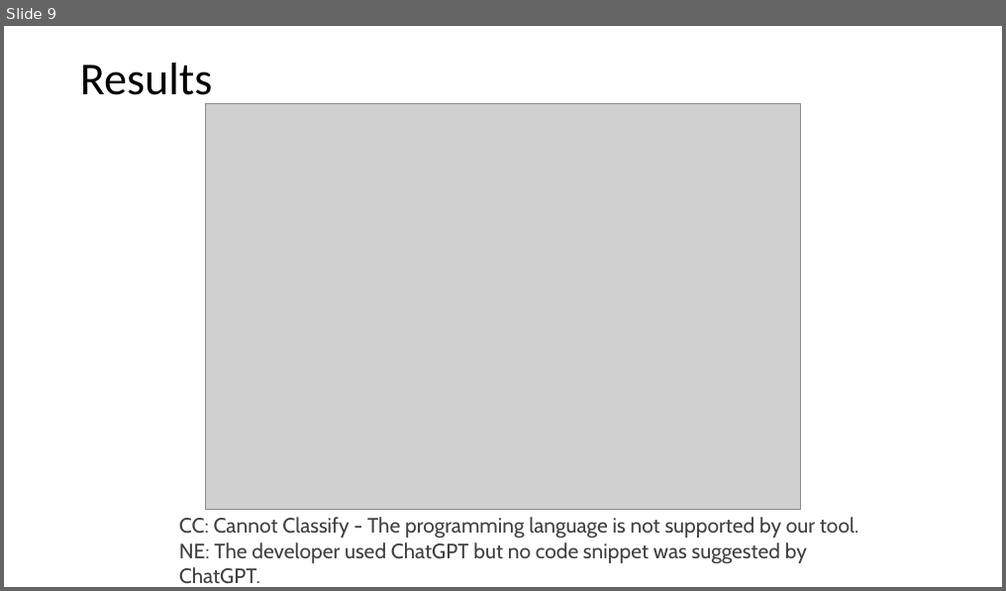
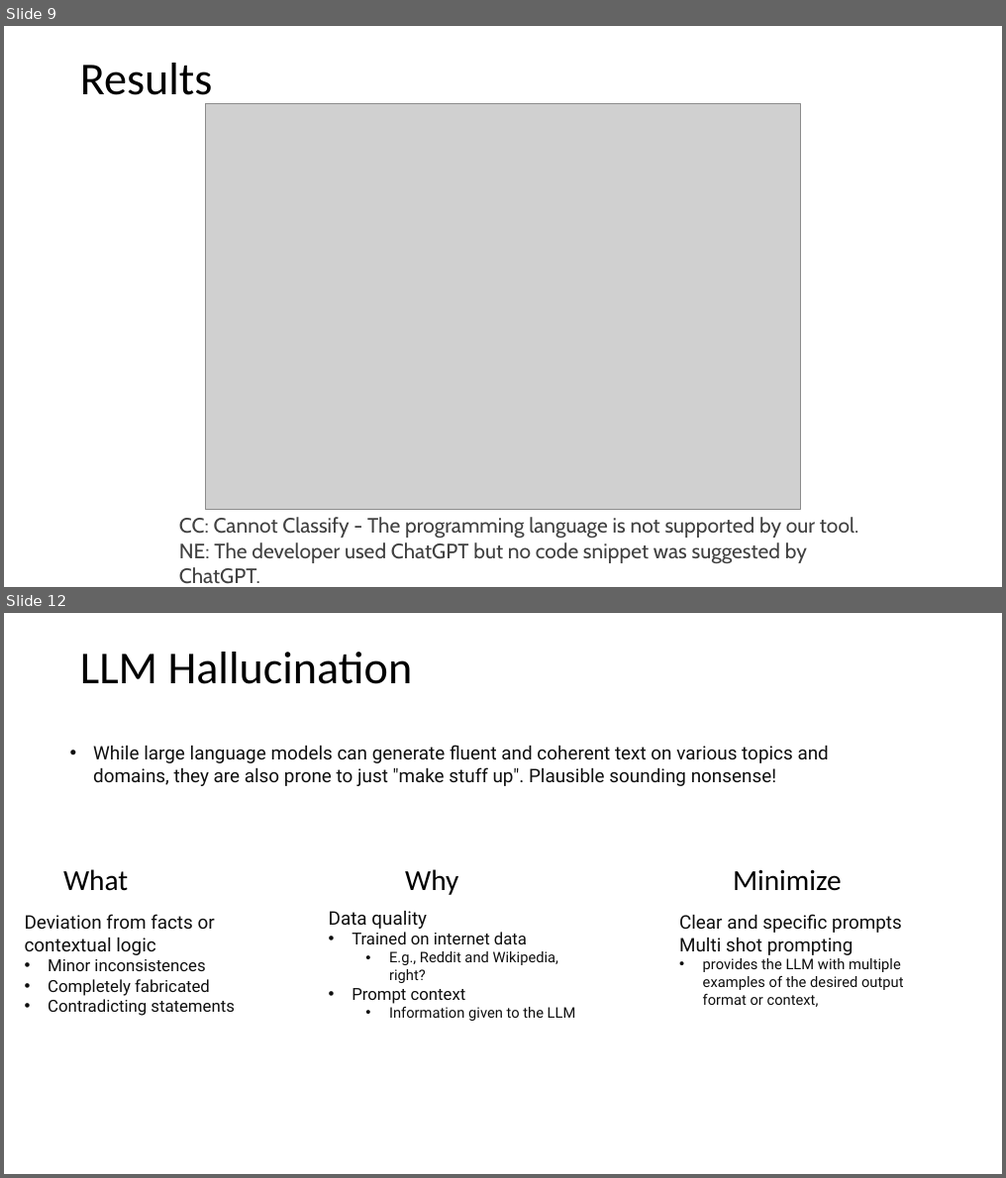
Before and after one commit to johnxu21/johnxu21.github.io, a slide deck: teaching/CS472/Timetable/LLM.pptx. Shown one above the other, each under a label of ours: slide 9 before the commit, slides 9 and 12 after it; the slides between them are not shown. The pictures are 1006x591 and 1006x1178 pixels, drawn with LibreOffice and Linux fonts; fonts in the diff are those of the drawing; grey boxes stand for pictures. Boxes give left, top, right and bottom in pixels: in the first picture for what was removed or moved away, otherwise in the second. Text is boxed around its words. In the diff, an @@ line names an element or a change of style, - is before the commit and + after.

Commit message:
Prompt patterns

```diff
--- a/teaching/CS472/Timetable/LLM.pptx
+++ b/teaching/CS472/Timetable/LLM.pptx
@@ slide 12 added at box(4, 613, 1002, 1174), background #FFFFFF @@
@@ title added at box(80, 652, 413, 684), 44 pt, text #000000 @@
+LLM Hallucination
@@ text added at box(93, 745, 829, 786), 18 pt, text #0F0F0F @@
+• While large language models can generate fluent and coherent text on various topics and domains, they are also prone to just "make stuff up". Plausible sounding nonsense!
@@ text added at box(63, 869, 128, 891), 28 pt, text #000000 @@
+What
@@ text added at box(405, 869, 458, 895), 28 pt, text #000000 @@
+Why
@@ text added at box(733, 869, 842, 891), 28 pt, text #000000 @@
+Minimize
@@ text added at box(25, 914, 235, 1016), 16 pt, text #0F0F0F @@
+Deviation from facts or contextual logic
+• Minor inconsistences
+• Completely fabricated
+• Contradicting statements
@@ text added at box(329, 911, 576, 1021), 14 pt, text #0F0F0F @@
+Data quality
+• Trained on internet data
+  • E.g., Reddit and Wikipedia, right?
+• Prompt context
+  • Information given to the LLM
@@ text added at box(679, 914, 904, 1007), 14 pt, text #0F0F0F @@
+Clear and specific prompts
+Multi shot prompting
+• provides the LLM with multiple examples of the desired output format or context,
```
Also in this commit, not shown: 2 other slides added, 1 other file.
